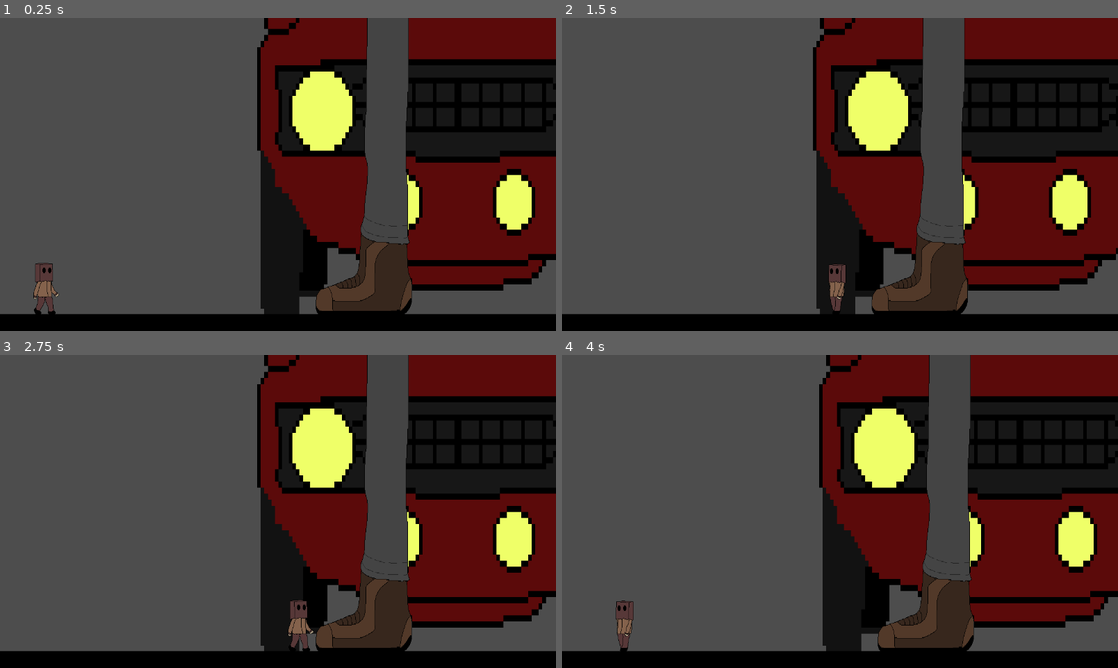
Above: before the commit, frames 1-4 (two rows, left to right).
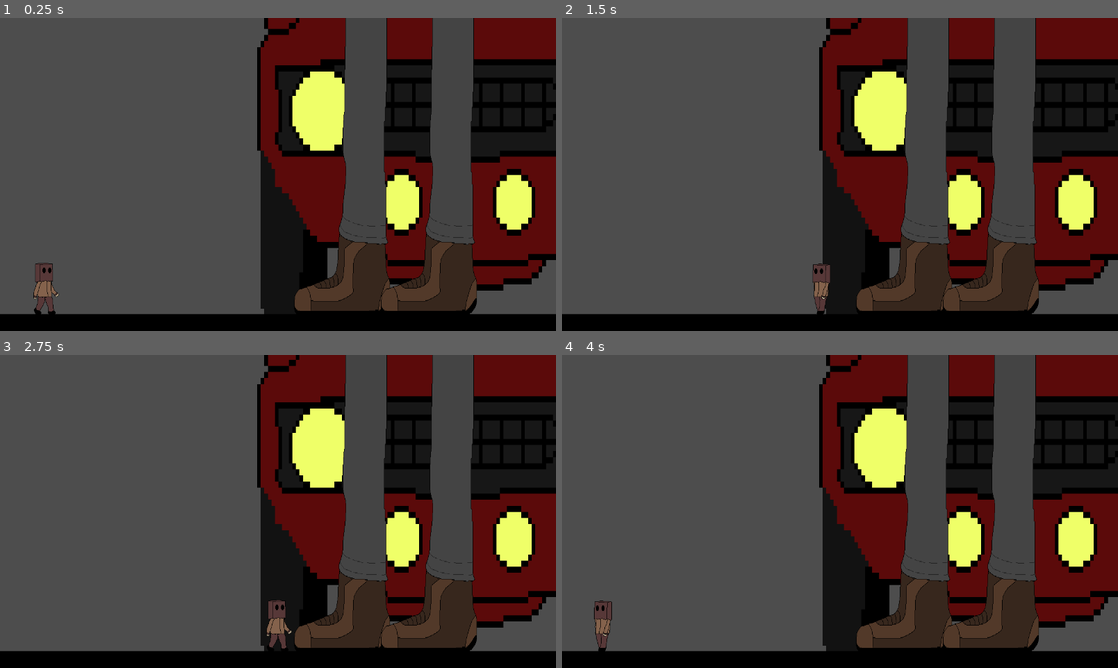
Above: after the commit, the same moments.

Repository: Person-0/littleCrossing
Game: Godot game, scene res://scenes/game.tscn
Same seed, same stepped clock (60 frames per second), same inputs: the game is played once before the commit and once after it.
Inputs:
- Up to frame 1 (0.25 s): no input
- Up to frame 2 (1.5 s): tap Enter at 0.5 s; hold D (forward) 0.53-1.28 s; hold Space (dash) 0.53-1.28 s; hold A (backward) from 1.28 s (still down); tap Space (dash) at 1.35 s
- Up to frame 3 (2.75 s): release A (backward) at 2.03 s; hold D (forward) from 2.03 s (still down); hold Space (dash) from 2.03 s (still down)
- Up to frame 4 (4 s): release Space (dash) at 2.78 s; tap Space (dash) at 2.85 s; release D (forward) at 3.53 s; hold A (backward) from 3.53 s (still down); hold Space (dash) from 3.53 s (still down)

The runs differ from the first frame. In frame 1, 16% of the frame differs, in the area x 53-86%, y 0-95%; in frame 2, 19%, in the area x 45-100%, y 0-95%; in frame 3, 17%; in frame 4, 16%.

Commit message:
made legs a scene and implemented functionality to add them in the container

Diff:
--- a/scenes/game.tscn
+++ b/scenes/game.tscn
@@ -3,10 +3,7 @@
 [ext_resource type="Texture2D" uid="uid://if8x3lq83b8v" path="res://assets/car.png" id="1_lnu2h"]
 [ext_resource type="Texture2D" uid="uid://cypcn5havmnmv" path="res://assets/LilManWalk.png" id="1_uwrxv"]
 [ext_resource type="Script" uid="uid://iu3oaug1nm3s" path="res://scripts/playerMovement.gd" id="1_yqjtg"]
-[ext_resource type="Texture2D" uid="uid://dycehh132xmyw" path="res://assets/feeet.png" id="2_lbhrr"]
-
-[sub_resource type="RectangleShape2D" id="RectangleShape2D_lbhrr"]
-size = Vector2(235.5, 681.25)
+[ext_resource type="Script" uid="uid://d4nyte0nw5dwf" path="res://scripts/walker.gd" id="2_iywne"]
 
 [sub_resource type="AtlasTexture" id="AtlasTexture_gee14"]
 atlas = ExtResource("1_uwrxv")
@@ -93,30 +90,7 @@
 color = Color(0, 0, 0, 1)
 
 [node name="legsContainer" type="Node2D" parent="." unique_id=584485761]
-
-[node name="legpair1" type="Node2D" parent="legsContainer" unique_id=585271293]
-
-[node name="leg" type="StaticBody2D" parent="legsContainer/legpair1" unique_id=734270246]
-position = Vector2(750, -280)
-
-[node name="Sprite2D" type="Sprite2D" parent="legsContainer/legpair1/leg" unique_id=65057702]
-scale = Vector2(1, 1.3574219)
-texture = ExtResource("2_lbhrr")
-
-[node name="CollisionShape2D" type="CollisionShape2D" parent="legsContainer/legpair1/leg" unique_id=743366914]
-position = Vector2(-6.25, 4.375)
-shape = SubResource("RectangleShape2D_lbhrr")
-
-[node name="leg2" type="StaticBody2D" parent="legsContainer/legpair1" unique_id=18705362]
-position = Vector2(750, -280)
-
-[node name="Sprite2D" type="Sprite2D" parent="legsContainer/legpair1/leg2" unique_id=1483842080]
-scale = Vector2(1, 1.3574219)
-texture = ExtResource("2_lbhrr")
-
-[node name="CollisionShape2D" type="CollisionShape2D" parent="legsContainer/legpair1/leg2" unique_id=1704890929]
-position = Vector2(-6.25, 4.375)
-shape = SubResource("RectangleShape2D_lbhrr")
+script = ExtResource("2_iywne")
 
 [node name="tinyguy" type="CharacterBody2D" parent="." unique_id=448887954]
 script = ExtResource("1_yqjtg")
--- /dev/null
+++ b/scenes/legpair.tscn
@@ -0,0 +1,34 @@
+[gd_scene format=3 uid="uid://dgknvgcv4n87v"]
+
+[ext_resource type="Texture2D" uid="uid://dycehh132xmyw" path="res://assets/feeet.png" id="1_hm6pn"]
+[ext_resource type="Script" uid="uid://laeqsmsg3fwa" path="res://scripts/legpair.gd" id="1_x48fu"]
+
+[sub_resource type="RectangleShape2D" id="RectangleShape2D_x48fu"]
+size = Vector2(235.5, 681.25)
+
+[node name="legpair1" type="Node2D" unique_id=166506400]
+script = ExtResource("1_x48fu")
+
+[node name="leg" type="StaticBody2D" parent="." unique_id=388496686]
+position = Vector2(-100, 0)
+
+[node name="Sprite2D" type="Sprite2D" parent="leg" unique_id=1845792252]
+scale = Vector2(1, 1.3574219)
+texture = ExtResource("1_hm6pn")
+
+[node name="CollisionShape2D" type="CollisionShape2D" parent="leg" unique_id=863468786]
+position = Vector2(-6.25, 4.375)
+shape = SubResource("RectangleShape2D_x48fu")
+
+[node name="leg2" type="StaticBody2D" parent="." unique_id=529064844]
+position = Vector2(100, 0)
+
+[node name="Sprite2D" type="Sprite2D" parent="leg2" unique_id=647027569]
+scale = Vector2(1, 1.3574219)
+texture = ExtResource("1_hm6pn")
+
+[node name="CollisionShape2D" type="CollisionShape2D" parent="leg2" unique_id=886286978]
+position = Vector2(-6.25, 4.375)
+shape = SubResource("RectangleShape2D_x48fu")
+
+[node name="Node2D" type="Node2D" parent="." unique_id=828874222]
--- /dev/null
+++ b/scripts/legpair.gd
@@ -0,0 +1,15 @@
+extends Node2D
+
+
+# Called when the node enters the scene tree for the first time.
+func _ready() -> void:
+	pass # Replace with function body.
+
+
+# Called every frame. 'delta' is the elapsed time since the previous frame.
+func _process(delta: float) -> void:
+	pass
+
+func changeLegDir(dir):
+	for item in find_children("*", "Sprite2D", true, false):
+		item.flip_h = dir
--- /dev/null
+++ b/scripts/walker.gd
@@ -0,0 +1,17 @@
+extends Node2D
+
+const LEGPAIR_HEIGHT = -280.0;
+const LEGPAIR_ITEM = preload("res://scenes/legpair.tscn")
+
+func add_leg(dir, pos):
+	var newleg = LEGPAIR_ITEM.instantiate()
+	add_child(newleg)
+	newleg.position = Vector2(pos, LEGPAIR_HEIGHT)
+	newleg.changeLegDir(dir)
+	return newleg
+
+func _ready() -> void:
+	var newleg = add_leg(0, 800)
+
+func _process(delta: float) -> void:
+	pass
Not shown, added: scripts/legpair.gd.uid
Not shown, added: scripts/walker.gd.uid
